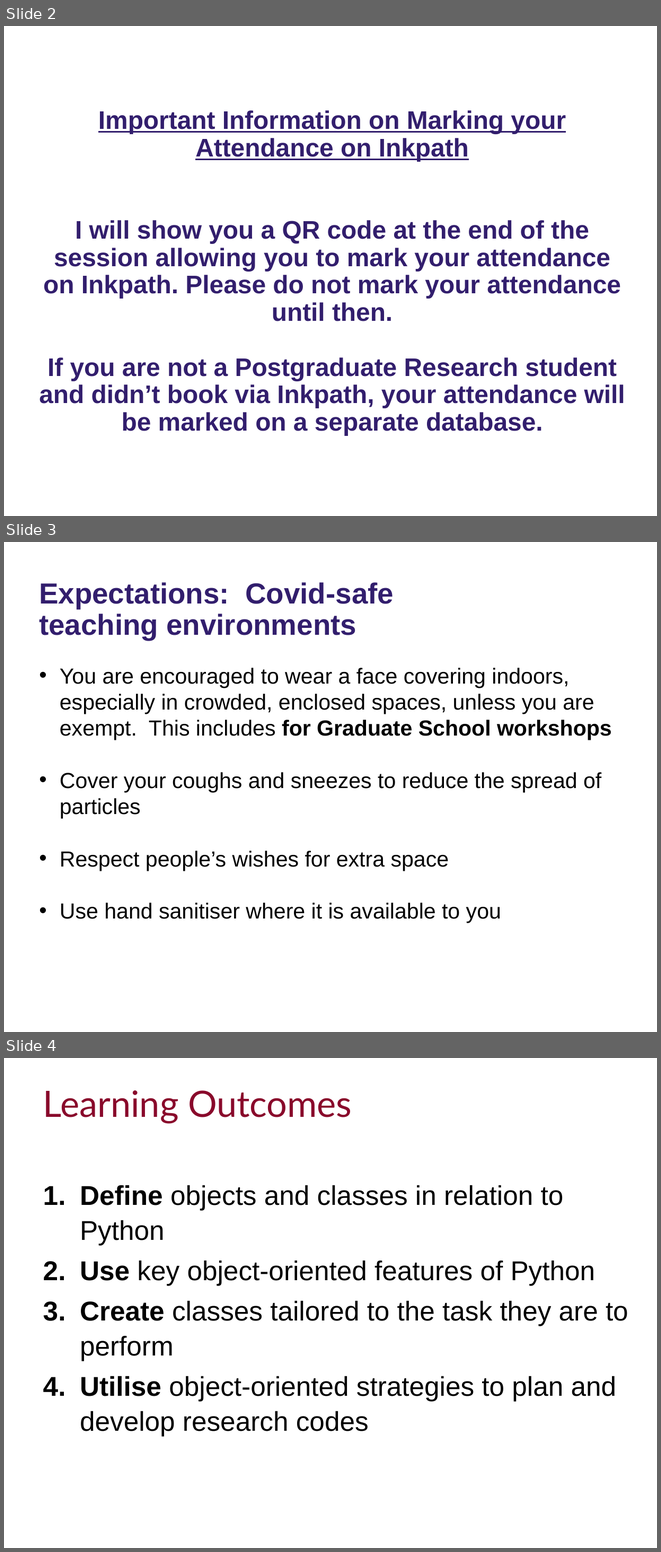
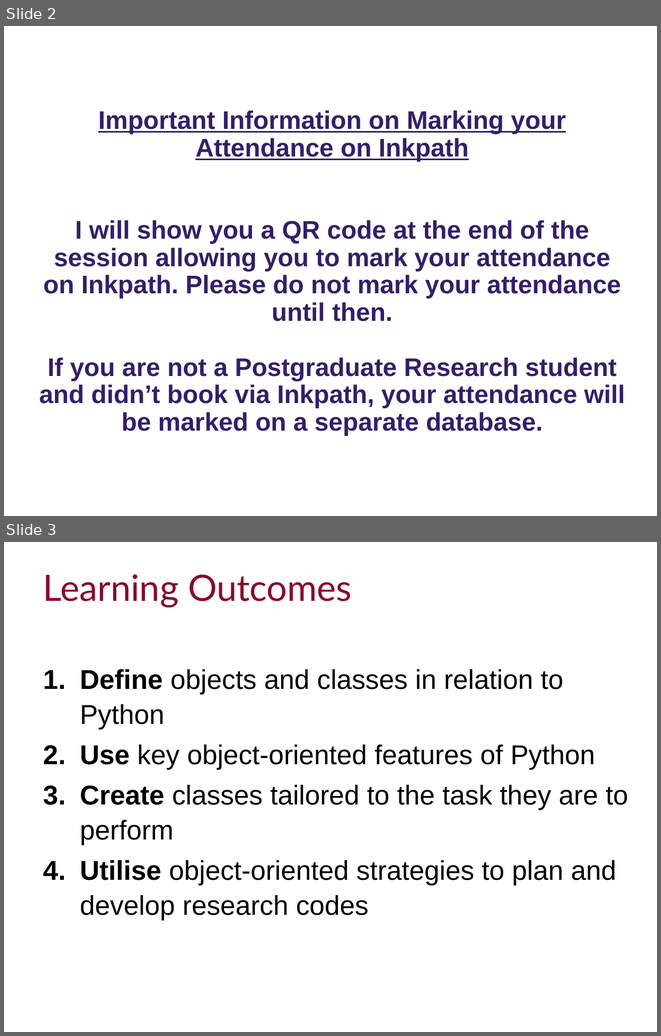
Before and after one commit to ImperialCollegeLondon/RCDS-object-oriented-python, a slide deck: Object-Oriented Python Slides.pptx. Shown one above the other, each under a label of ours: slides 2, 3 and 4 before the commit, slides 2 and 3 after it. The pictures are 661x1552 and 661x1036 pixels, drawn with LibreOffice and Linux fonts; fonts in the diff are those of the drawing; background and template pictures are left out. Boxes give left, top, right and bottom in pixels: in the first picture for what was removed or moved away, otherwise in the second. Text is boxed around its words. In the diff, an @@ line names an element or a change of style, - is before the commit and + after.

Commit message:
Removed Covid instructions

```diff
--- a/Object-Oriented Python Slides.pptx
+++ b/Object-Oriented Python Slides.pptx
@@ slide 3 removed at (x1=4, y1=542, x2=657, y2=1032), background #FFFFFF @@
@@ text removed at (x1=39, y1=582, x2=394, y2=640) @@
-Expectations: Covid-safe teaching environments
@@ subtitle removed at (x1=60, y1=668, x2=612, y2=923) @@
-• You are encouraged to wear a face covering indoors, especially in crowded, enclosed spaces, unless you are exempt. This includes for Graduate School workshops
-• Cover your coughs and sneezes to reduce the spread of particles
-• Respect people’s wishes for extra space
-• Use hand sanitiser where it is available to you
@@ what was slide 4 is now slide 3 @@
```
